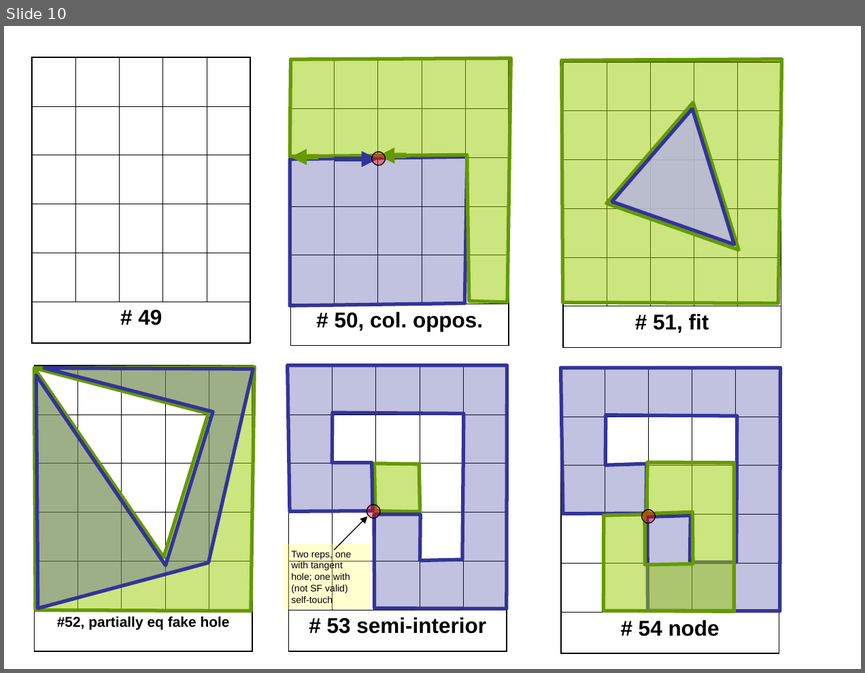
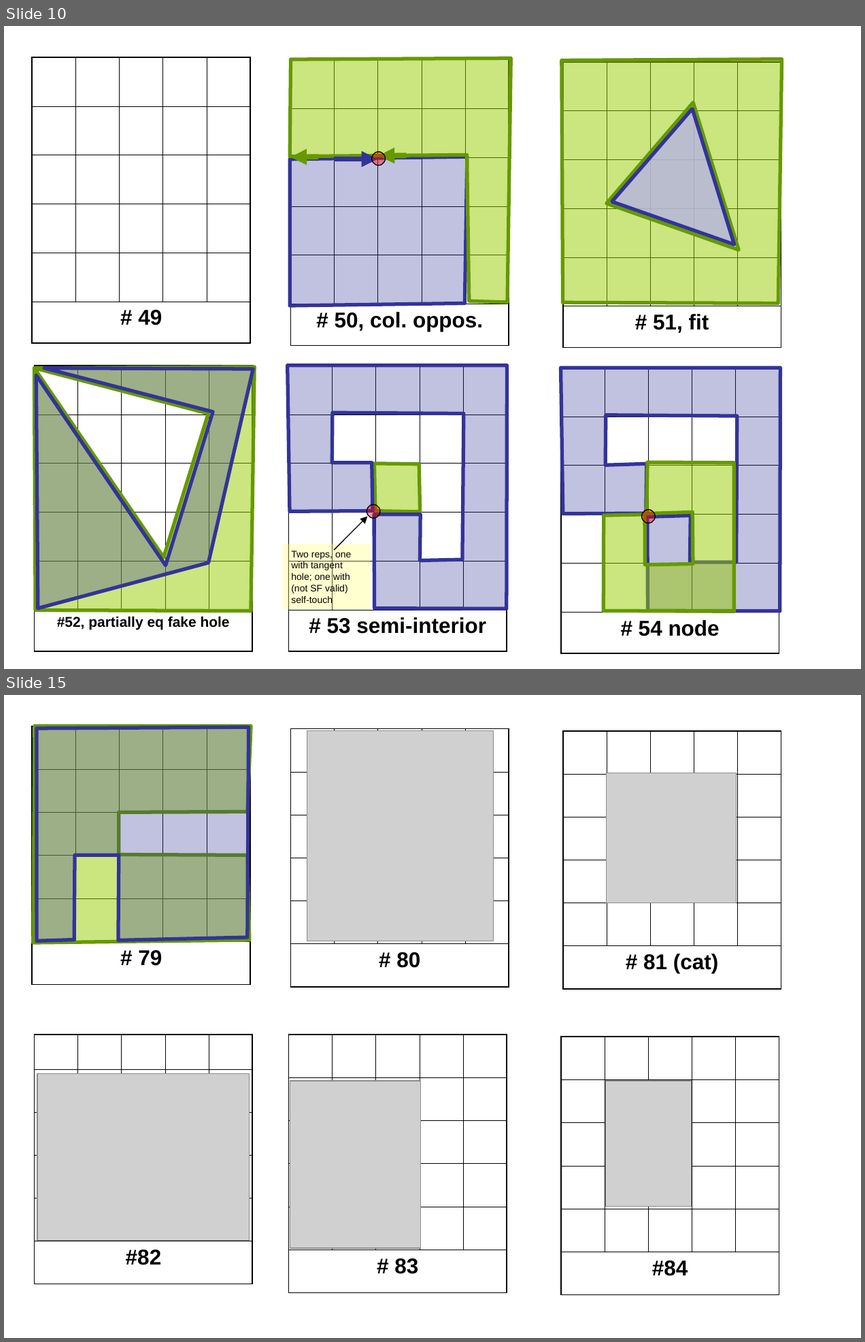
Before and after one commit to boostorg/geometry, a slide deck: doc/testcases/overlay_cases.ppt. Shown one above the other, each under a label of ours: slide 10 before the commit, slides 10 and 15 after it; the slides between them are not shown. The pictures are 865x673 and 865x1342 pixels, drawn with LibreOffice and Linux fonts; fonts in the diff are those of the drawing; grey boxes stand for pictures. Boxes give left, top, right and bottom in pixels: in the first picture for what was removed or moved away, otherwise in the second. Text is boxed around its words. In the diff, an @@ line names an element or a change of style, - is before the commit and + after.

```diff
--- a/doc/testcases/overlay_cases.ppt
+++ b/doc/testcases/overlay_cases.ppt
@@ slide 15 added at bbox=[4, 695, 861, 1338], background #FFFFFF @@
@@ table added at bbox=[33, 727, 251, 985], 6 rows, 5 columns @@
+ |  |  |  | 
+ |  |  |  | 
+ |  |  |  | 
+ |  |  |  | 
+ |  |  |  | 
+# 79 |  |  |  | 
@@ freeform shape added at bbox=[33, 726, 251, 943], fill #99CC00 at 50% opacity, outline #669900 3 pt @@
@@ freeform shape added at bbox=[37, 728, 248, 941], fill #333399 at 30% opacity, outline #333399 3 pt @@
@@ table added at bbox=[291, 728, 509, 986], 6 rows, 5 columns @@
+ |  |  |  | 
+ |  |  |  | 
+ |  |  |  | 
+ |  |  |  | 
+ |  |  |  | 
+# 80 |  |  |  | 
@@ picture added at bbox=[307, 730, 492, 940] @@
@@ table added at bbox=[563, 731, 781, 989], 6 rows, 5 columns @@
+ |  |  |  | 
+ |  |  |  | 
+ |  |  |  | 
+ |  |  |  | 
+ |  |  |  | 
+# 81 (cat) |  |  |  | 
@@ picture added at bbox=[606, 773, 736, 902] @@
@@ table added at bbox=[34, 1034, 252, 1284], 6 rows, 5 columns @@
+ |  |  |  | 
+ |  |  |  | 
+ |  |  |  | 
+ |  |  |  | 
+ |  |  |  | 
+#82 |  |  |  | 
@@ table added at bbox=[288, 1034, 507, 1292], 6 rows, 5 columns @@
+ |  |  |  | 
+ |  |  |  | 
+ |  |  |  | 
+ |  |  |  | 
+ |  |  |  | 
+# 83 |  |  |  | 
@@ table added at bbox=[561, 1037, 779, 1295], 6 rows, 5 columns @@
+ |  |  |  | 
+ |  |  |  | 
+ |  |  |  | 
+ |  |  |  | 
+ |  |  |  | 
+#84 |  |  |  | 
@@ picture added at bbox=[37, 1074, 249, 1240] @@
@@ picture added at bbox=[290, 1081, 420, 1248] @@
@@ picture added at bbox=[606, 1081, 691, 1206] @@
```
Also in this commit, not shown: 2 slides changed, 5 other slides added, 5 other files.
